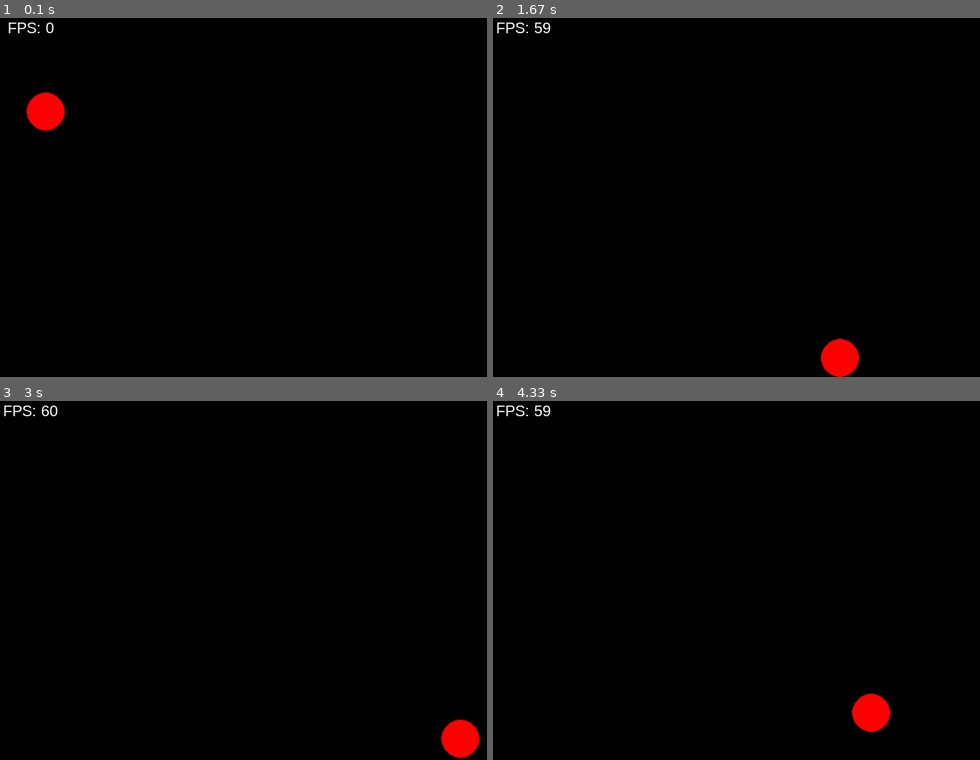
Above: before the commit, frames 1-4 (two rows, left to right).
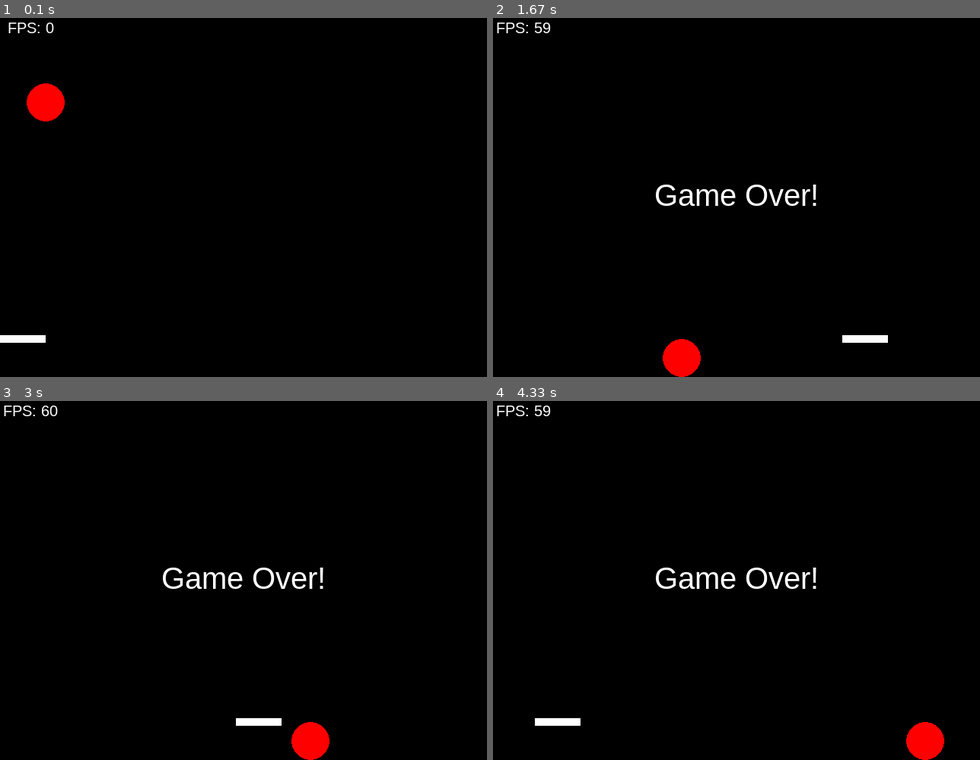
Above: after the commit, the same moments.

Repository: alexpotter1/PythonDev
Game: pygame game, started from pygame_programs/physics1-gravity.py
Same seed, same stepped clock (60 frames per second), same inputs: the game is played once before the commit and once after it. The source is Python 2; it was converted automatically to run under Python 3.
Inputs (mouse positions are in pixels of both pictures, inside the frame that each line leads up to):
- Up to frame 1 (0.1 s): no input
- Up to frame 2 (1.67 s): press the mouse at (619, 197) at 0.37 s; move the mouse to (702, 236) at 0.47 s; release the mouse at (785, 276) at 0.6 s; press the mouse at (619, 197) at 0.7 s; move the mouse to (697, 240) at 0.8 s; release the mouse at (780, 287) at 0.93 s; press the mouse at (619, 197) at 1.03 s; move the mouse to (658, 201) at 1.13 s; release the mouse at (702, 208) at 1.27 s; press the mouse at (619, 197) at 1.37 s; move the mouse to (751, 190) at 1.47 s; release the mouse at (887, 186) at 1.6 s
- Up to frame 3 (3 s): press the mouse at (126, 580) at 1.7 s; move the mouse to (238, 533) at 1.8 s; release the mouse at (350, 487) at 1.93 s; press the mouse at (126, 580) at 2.03 s; move the mouse to (97, 533) at 2.13 s; release the mouse at (63, 490) at 2.27 s; press the mouse at (126, 580) at 2.37 s; move the mouse to (175, 641) at 2.47 s; release the mouse at (224, 706) at 2.6 s; press the mouse at (126, 580) at 2.7 s; move the mouse to (204, 566) at 2.8 s; release the mouse at (282, 555) at 2.93 s
- Up to frame 4 (4.33 s): press the mouse at (619, 580) at 3.03 s; move the mouse to (687, 627) at 3.13 s; release the mouse at (755, 673) at 3.27 s; press the mouse at (619, 580) at 3.37 s; move the mouse to (668, 555) at 3.47 s; release the mouse at (717, 530) at 3.6 s; press the mouse at (619, 580) at 3.7 s; move the mouse to (653, 515) at 3.8 s; release the mouse at (687, 451) at 3.93 s; press the mouse at (619, 580) at 4.03 s; move the mouse to (600, 598) at 4.13 s; release the mouse at (580, 616) at 4.27 s

The runs differ from the first frame. In frame 1, 0.6% of the frame differs, in the area x 0-14%, y 18-91%; in frame 2, 2.2%; in frame 3, 2.2%, in the area x 33-99%, y 46-100%; in frame 4, 2.2%.

Commit message:
Updating pygame program with better physics BUT COLLISION IS BROKEN FFS

Diff:
--- a/pygame_programs/physics1-gravity.py
+++ b/pygame_programs/physics1-gravity.py
@@ -1,10 +1,12 @@
 # pygame
 
 try:
-    import pygame, sys
+    import pygame
     pass
 except ImportError:
     print("Please install Pygame! ('sudo apt-get install python-pygame')")
+
+
 
 pygame.init()
 size = width, height = 640,480
@@ -12,17 +14,17 @@
 white = 255,255,255
 red = 255,0,0
 
-gravity = 1.5
+gravity = 0.8
 momentum = 0.8
 
 pygame.display.set_caption("Alex's Game")
 screen = pygame.display.set_mode(size)
 
 
-#paddle = pygame.Surface((60,10))
-#paddle.fill(white)
-#paddlerectangle = paddle.get_rect(center=((size[0]/2,size[1]-50)))# places paddle rectangle to half of the screen width
-#paddlespeed = [2,2]
+paddle = pygame.Surface((60,10))
+paddle.fill(white)
+paddlerectangle = paddle.get_rect(center=((size[0]/2,size[1]-50)))# places paddle rectangle to half of the screen width
+
 
 
 ball = pygame.Surface((50,50)) # creates new ball surface
@@ -34,9 +36,9 @@
 clock = pygame.time.Clock()
 
 
-#font = pygame.font.SysFont("arial", 40)
-#text = font.render("Game Over!", 1, white)
-#textRect = text.get_rect(center=((width/2,height/2)))
+font = pygame.font.SysFont("arial", 40)
+text = font.render("Game Over!", 1, white)
+textRect = text.get_rect(center=((width/2,height/2)))
 
 
 
@@ -51,22 +53,40 @@
     FPS.fpsCounterRect = FPS.fpsCounter.get_rect(center=(width - (width -40), height -(height-20)))
 
 
+def draw():
+    FPS(60)
+    screen.fill(black)
+    screen.blit(ball,ballrectangle) # moves ball onto screen
+    screen.blit(FPS.fpsCounter, FPS.fpsCounterRect)
+    screen.blit(paddle, paddlerectangle)
+    pygame.display.flip() # double buffering, waits until frame is fully drawn
+
+
+
+
+
 MouseLeftButton = 0
-
-while True:
+step = 2
+BallBottom = 0
+running = True
+while running:
     for event in pygame.event.get():
         if (event.type == pygame.QUIT):
-			sys.exit() # allows program to exit and clears memory
-        if(event.type == pygame.MOUSEMOTION):
-            if event.buttons[MouseLeftButton]: # left button clicked and moving
-                relative = event.rel
-                speed[0] += float((relative[0]/10))
-                speed[1] += float((relative[1]/10))
+            running = False
+        #if(event.type == pygame.MOUSEMOTION):
+            #if event.buttons[MouseLeftButton]: # left button clicked and moving
+                #relative = event.rel
+                #speed[0] += float((relative[0]/10))
+                #speed[1] += float((relative[1]/10))
+
+
+    position = pygame.mouse.get_pos()
+    x = int(position[0])
+    paddlerectangle.right = x
 
 
     speed[1] += gravity
 
-    FPS(60)
 
 
     ballrectangle = ballrectangle.move(speed)
@@ -77,25 +97,30 @@
         speed[1] *= momentum
         speed[1] = -speed[1]
 
-	#paddlerectangle=paddlerectangle.move(paddlespeed)
 
-	#if ballrectangle.colliderect(paddlerectangle):
-		#speed[1] *= momentum
-		#speed[1] = -speed[1]
+    if ballrectangle.bottom > height:
+        BallBottom = 1
+
+    if BallBottom == 1:
+        screen.blit(text, textRect)
+        pygame.display.update()
+
+
+
+
+	if paddlerectangle.colliderect(ballrectangle):
+		speed[1] *= momentum
+        speed[1] = -speed[1]
+
 
     ballrectangle.left = clip(ballrectangle.left, 0, width)
     ballrectangle.right = clip(ballrectangle.right, 0, width)
     ballrectangle.top = clip(ballrectangle.top, 0, height)
     ballrectangle.bottom = clip(ballrectangle.bottom, 0, height)
 
-    #paddlerectangle.left = clip(paddlerectangle.left, 0, width)
-    #paddlerectangle.right = clip(paddlerectangle.right, 0,width)
-    #paddlerectangle.top = clip(paddlerectangle.top, 0, height)
-    #paddlerectangle.bottom = clip(paddlerectangle.bottom, 0, height)
+    paddlerectangle.left = clip(paddlerectangle.left, 0, width)
+    paddlerectangle.right = clip(paddlerectangle.right, 0,width)
+    paddlerectangle.top = clip(paddlerectangle.top, 0, height)
+    paddlerectangle.bottom = clip(paddlerectangle.bottom, 0, height)
 
-    screen.fill(black)
-    screen.blit(ball,ballrectangle) # moves ball onto screen
-    #screen.blit(paddle,paddlerectangle)
-    screen.blit(FPS.fpsCounter, FPS.fpsCounterRect)
-    #screen.blit(text, textRect)
-    pygame.display.flip() # double buffering, waits until frame is fully drawn
+    draw()
--- a/pygame_programs/pygame_paddle_OO(notworking).py
+++ b/pygame_programs/pygame_paddle_OO(notworking).py
@@ -63,7 +63,7 @@
 
 	def Main(self): # this needs to be called last
 		ball = pygame.Surface((50,50))
-		ballrectangle = ball.get_rect(center=(ProgramInit.self.screenx - (ProgramInit.self.screenx - 600), ProgramInit.self.screeny - (ProgramInit.self.screeny - 400)))
+		ballrectangle = ball.get_rect(center=(ProgramInit.screenx - (ProgramInit.screenx - 600), ProgramInit.screeny - (ProgramInit.screeny - 400)))
 		pygame.draw.circle(ball,(255,0,0),[25,25],25)
 
 
